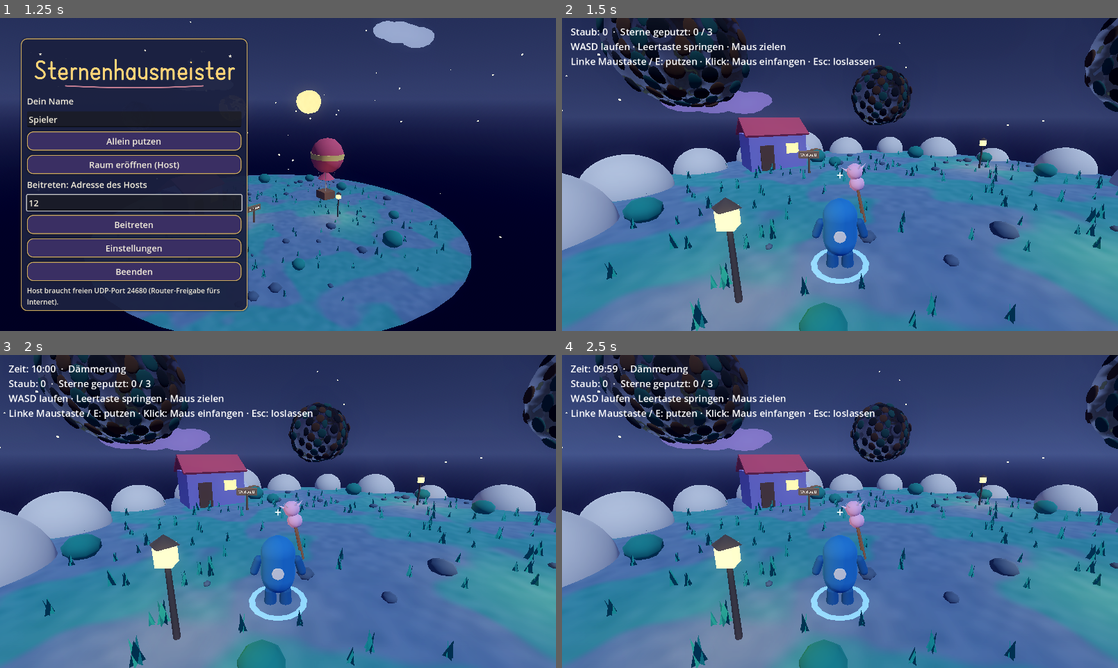
Above: before the commit, frames 1-4 (two rows, left to right).
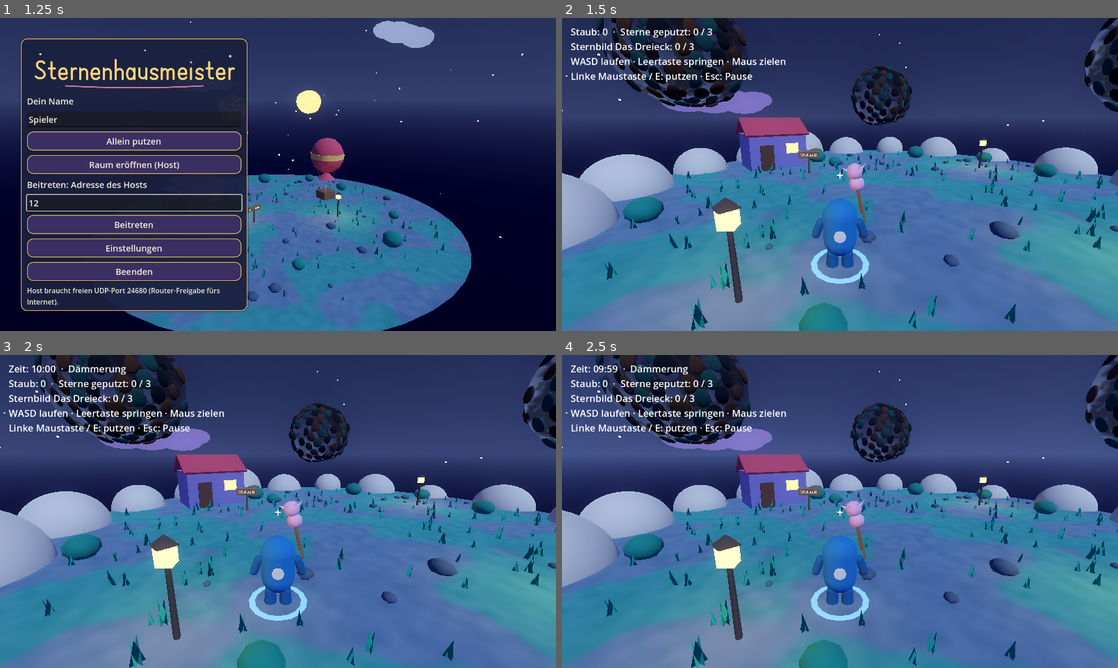
Above: after the commit, the same moments.

Repository: ClaudeAIDriven/sternenhausmeister
Game: Godot game, scene res://main.tscn
Same seed, same stepped clock (60 frames per second), same inputs: the game is played once before the commit and once after it.
Inputs (mouse positions are in pixels of both pictures, inside the frame that each line leads up to):
- Up to frame 1 (1.25 s): click (133, 202) at 0.52 s; type "12" at 0.6 s
- Up to frame 2 (1.5 s): tap Enter at 1.25 s; move the mouse to (962, 158) at 1.27 s; hold D from 1.28 s (still down); tap E at 1.35 s; click (962, 158) at 1.42 s
- Up to frame 3 (2 s): keep holding D; tap Space at 1.52 s
- Up to frame 4 (2.5 s): move the mouse to (812, 511) at 2.02 s; release D at 2.03 s; hold W (move_forward) from 2.03 s (still down); click (812, 511) at 2.1 s; tap Space (jump) at 2.27 s

Frame 1 is identical in both runs. In frame 2, 1.5% of the frame differs, in the area x 1-57%, y 8-21%; in frame 3, 1.5%, in the area x 1-57%, y 12-26%; in frame 4, 1.5%.

Commit message:
I-05: I-05: HUD Sternbild-Fortschritt und Hinweise
Co-Authored-By: Claude Sonnet 5.5 <noreply@anthropic.com>
Claude-Session: https://claude.ai/code/session_01UX1HcszKwP6Ky2c9Uvvm1F

Diff:
--- a/TASKS/tasks.json
+++ b/TASKS/tasks.json
@@ -1076,7 +1076,7 @@
    "I-04"
   ],
   "size": "S",
-  "status": "open",
+  "status": "done",
   "goal": "HUD zeigt Name und Fortschritt des Sternbilds, Meldungen bei falscher Reihenfolge (Hinweis) und bei Lösung (Bonus); Steuerungshinweis nennt Esc als Pause.",
   "files": [
    "hud.gd",
--- a/hud.gd
+++ b/hud.gd
@@ -9,6 +9,9 @@
 var _cleaned := 0
 var _total := 0
 var _extra := ""
+var _puzzle := ""        # Zeile mit Sternbild-Fortschritt
+var _puzzle_msg := ""    # Hinweis nach falscher Reihenfolge / Lösung
+var _puzzle_msg_left := 0.0
 var _since_refresh := 0.0
 
 
@@ -40,12 +43,29 @@
 	refresh()
 
 
+## Sternbild-Fortschritt (I-04): z. B. "Sternbild Dreieck: 2 / 3".
+func show_puzzle(title: String, done: int, total: int) -> void:
+	_puzzle = "Sternbild %s: %d / %d" % [title, done, total]
+	refresh()
+
+
+## Kurze Meldung (Hinweis bei falscher Reihenfolge, Bonus bei Lösung), verschwindet nach `seconds`.
+func show_puzzle_message(msg: String, seconds := 6.0) -> void:
+	_puzzle_msg = msg
+	_puzzle_msg_left = seconds
+	refresh()
+
+
 func text() -> String:
 	return _label.text if _label else ""
 
 
 func _process(delta: float) -> void:
 	_since_refresh += delta
+	if _puzzle_msg_left > 0.0:
+		_puzzle_msg_left -= delta
+		if _puzzle_msg_left <= 0.0:
+			_puzzle_msg = ""
 	if _since_refresh >= 0.25:
 		_since_refresh = 0.0
 		refresh()
@@ -59,13 +79,17 @@
 		var secs := int(ceil(_night.time_left()))
 		lines += "Zeit: %02d:%02d  ·  %s\n" % [secs / 60, secs % 60, PHASE_NAMES[GameState.night_state]]
 	lines += "Staub: %d  ·  Sterne geputzt: %d / %d\n" % [GameState.dust, _cleaned, _total]
+	if _puzzle != "":
+		lines += _puzzle + "\n"
+	if _puzzle_msg != "":
+		lines += _puzzle_msg + "\n"
 	if NetworkManager.is_online():
 		var names: Array[String] = []
 		for id in NetworkManager.players:
 			names.append(str(NetworkManager.players[id].get("name", id)))
 		lines += "Spieler (%d): %s\n" % [names.size(), ", ".join(names)]
 	lines += "WASD laufen · Leertaste springen · Maus zielen\n"
-	lines += "Linke Maustaste / E: putzen · Klick: Maus einfangen · Esc: loslassen"
+	lines += "Linke Maustaste / E: putzen · Esc: Pause"
 	if _extra != "":
 		lines += "\n\n" + _extra
 	_label.text = lines
--- a/main.gd
+++ b/main.gd
@@ -52,6 +52,13 @@
 	NetworkManager.disconnected.connect(func(): get_tree().change_scene_to_file("res://menu.tscn"))
 	world.star_scrubbed.connect(_on_star_scrubbed)
 	world.star_cleaned.connect(_on_star_cleaned)
+	world.puzzle_changed.connect(func(done: int, total: int): hud.show_puzzle(world.puzzle.title if world.puzzle != null else "", done, total))
+	world.puzzle_wrong.connect(func(_hint: int):
+		_refresh_hud()   # geputzte Sterne zählen nach dem Zurücksetzen neu
+		hud.show_puzzle_message("Falsche Reihenfolge! Die Sterne sind wieder schmutzig. Fang mit dem ersten Stern des Sternbilds von vorn an."))
+	world.puzzle_solved.connect(func(bonus: int): hud.show_puzzle_message("Sternbild gelöst! +%d Sternenstaub ⭐" % bonus, 10.0))
+	if world.puzzle != null:
+		hud.show_puzzle(world.puzzle.title, world.puzzle.done, world.puzzle.total())
 	_refresh_hud()
 	night = Night.new()
 	add_child(night)
--- a/tests/test_hud.gd
+++ b/tests/test_hud.gd
@@ -20,6 +20,13 @@
 	night.tick(40.0)   # 32 %: Mitternacht
 	hud.refresh()
 	ok = ok and hud.text().contains("Mitternacht") and hud.text().contains("01:25")
+	# I-05: Sternbild-Fortschritt und Meldungen
+	hud.show_puzzle("Dreieck", 2, 3)
+	ok = ok and hud.text().contains("Sternbild Dreieck: 2 / 3")
+	hud.show_puzzle_message("Falsche Reihenfolge!", 1.0)
+	ok = ok and hud.text().contains("Falsche Reihenfolge!")
+	hud._process(1.5)
+	ok = ok and not hud.text().contains("Falsche Reihenfolge!") and hud.text().contains("Esc: Pause")
 	print("TEST_HUD OK" if ok else "TEST_HUD FAIL\n" + hud.text())
 	quit(0 if ok else 1)
 	return false
Not shown, changed: PLAN.md
Not shown, changed: TASKS/I-05.md
Not shown, changed: TASKS/INDEX.md
